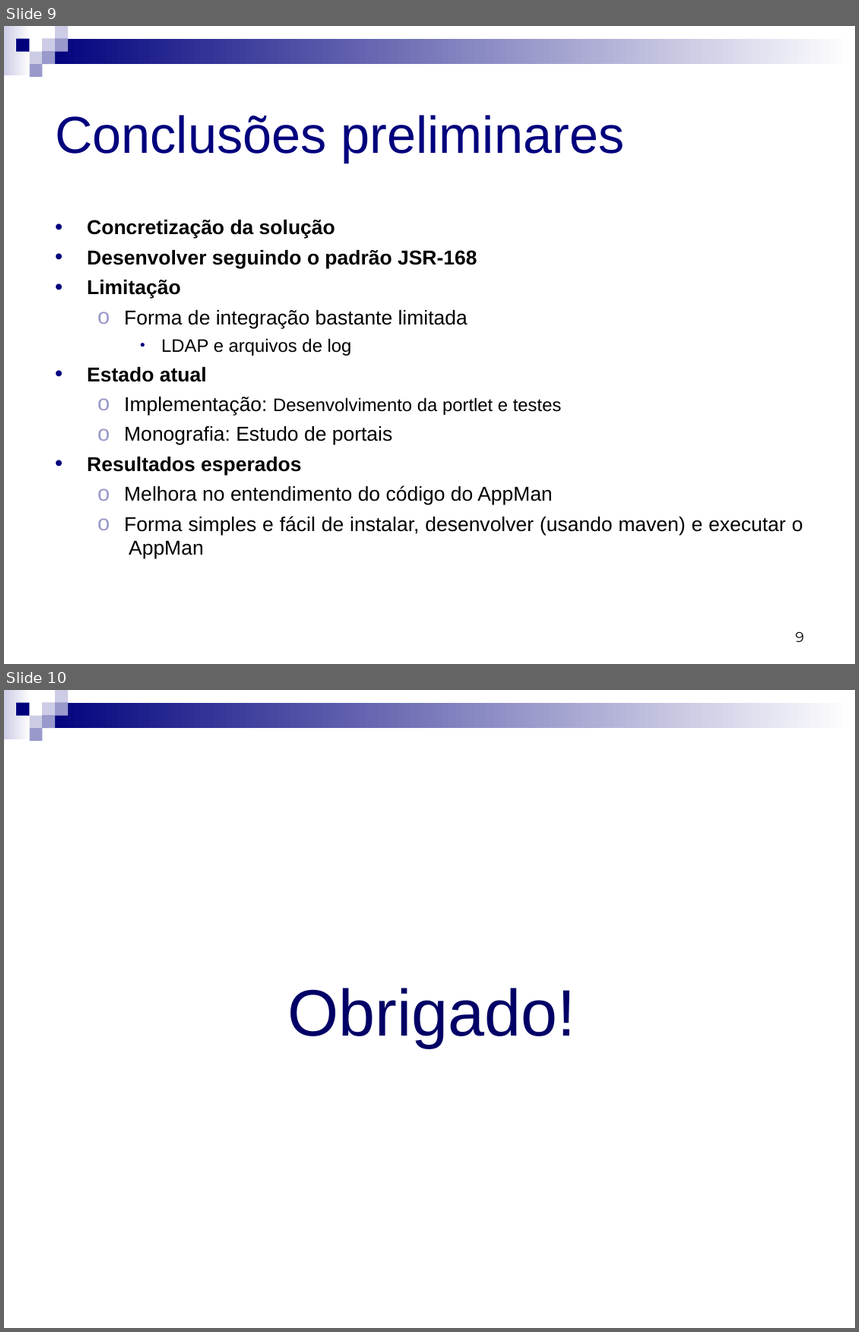
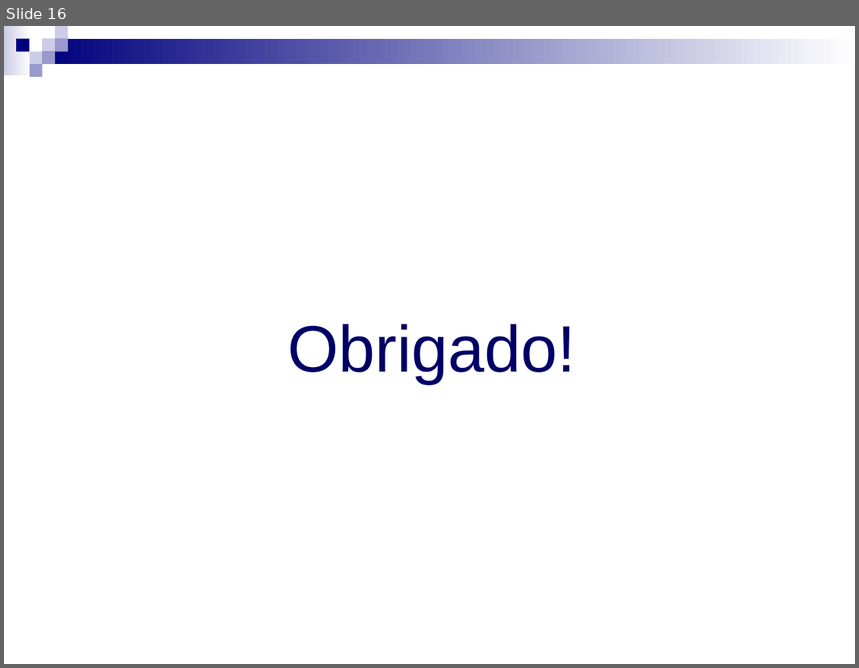
Before and after one commit to micheldavid/tcc-michel, a slide deck: Defesa/Michel David da Costa - Defesa - Apresentação.ppt. Shown one above the other, each under a label of ours: slides 9 and 10 before the commit, slide 16 after it. The pictures are 859x1332 and 859x668 pixels, drawn with LibreOffice and Linux fonts; fonts in the diff are those of the drawing. Boxes give left, top, right and bottom in pixels: in the first picture for what was removed or moved away, otherwise in the second. Text is boxed around its words. In the diff, an @@ line names an element or a change of style, - is before the commit and + after.

```diff
--- a/Defesa/Michel David da Costa - Defesa - Apresentação.ppt
+++ b/Defesa/Michel David da Costa - Defesa - Apresentação.ppt
@@ slide 9 removed at (4,26,855,664), background #FFFFFF; not listed: 9 template elements that a slide beside it also shows @@
@@ title removed at (55,115,625,162) @@
-Conclusões preliminares
@@ text removed at (87,219,804,560) @@
-• Concretização da solução
-• Desenvolver seguindo o padrão JSR-168
-• Limitação
-  ο Forma de integração bastante limitada
-    • LDAP e arquivos de log
-• Estado atual
-  ο Implementação: Desenvolvimento da portlet e testes
-  ο Monografia: Estudo de portais
-• Resultados esperados
-  ο Melhora no entendimento do código do AppMan
-  ο Forma simples e fácil de instalar, desenvolver (usando maven) e executar o AppMan
@@ page number removed at (796,632,804,642) @@
-9
@@ what was slide 10 is now slide 16 @@
```
Also in this commit, not shown: 4 slides changed, 17 slides added, 6 other slides removed, 1 other file.
